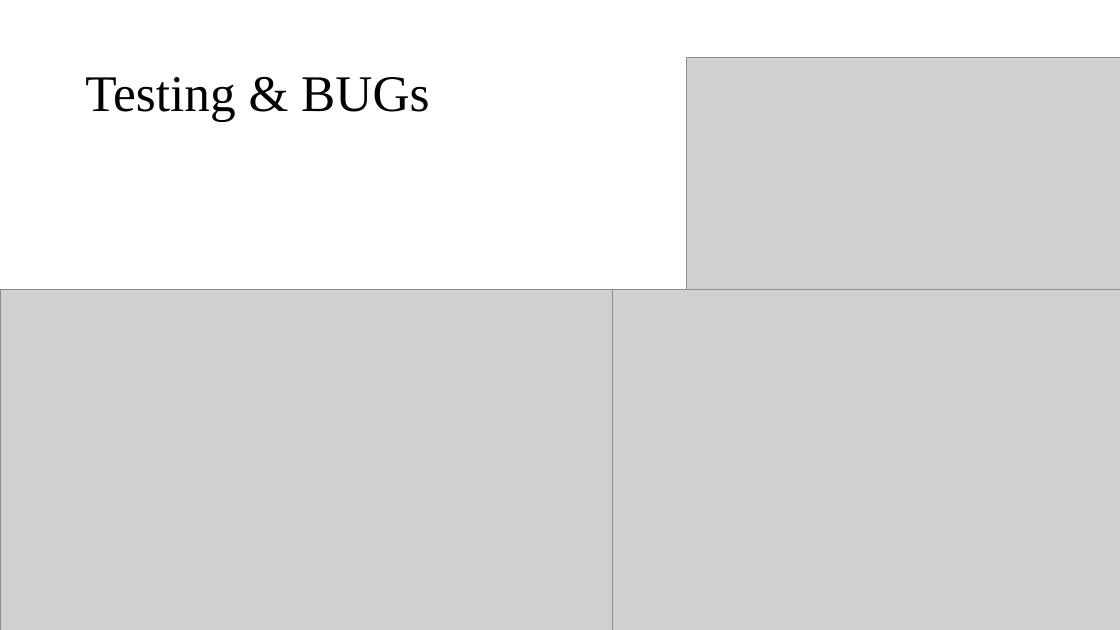
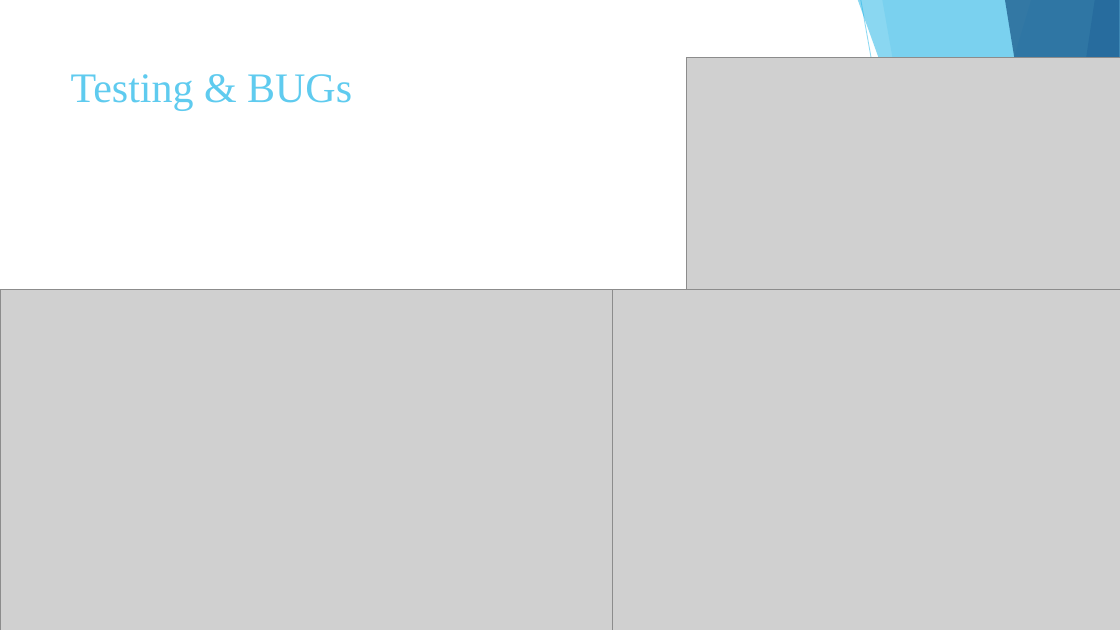
Before and after one commit to BalaWW/NetWorks, a slide deck: slide 11 of NetWorks Presentation.pptx. Drawn at 1120x630 pixels with LibreOffice and Linux fonts; fonts in the diff are those of the drawing; grey boxes stand for pictures. Boxes give left, top, right and bottom in pixels: in the first picture for what was removed or moved away, otherwise in the second. Text is boxed around its words. In the diff, an @@ line names an element or a change of style, - is before the commit and + after.

```diff
--- a/NetWorks Presentation.pptx
+++ b/NetWorks Presentation.pptx
@@ group added at (x1=844, y1=0, x2=1120, y2=630): 5 freeform shapes, 1 line @@
@@ title "Testing & BUGs" moved from (x1=85, y1=77, x2=429, y2=121) to (x1=71, y1=74, x2=352, y2=110) @@
@@ title "Testing & BUGs" at (x1=71, y1=74, x2=352, y2=110): size 44 to 36 pt, text colour #000000 to #5FCBEF; line spacing 0.9 to 1; vertical alignment middle to top @@
```
Also in this commit, not shown: 12 other slides changed, 2 other files.
